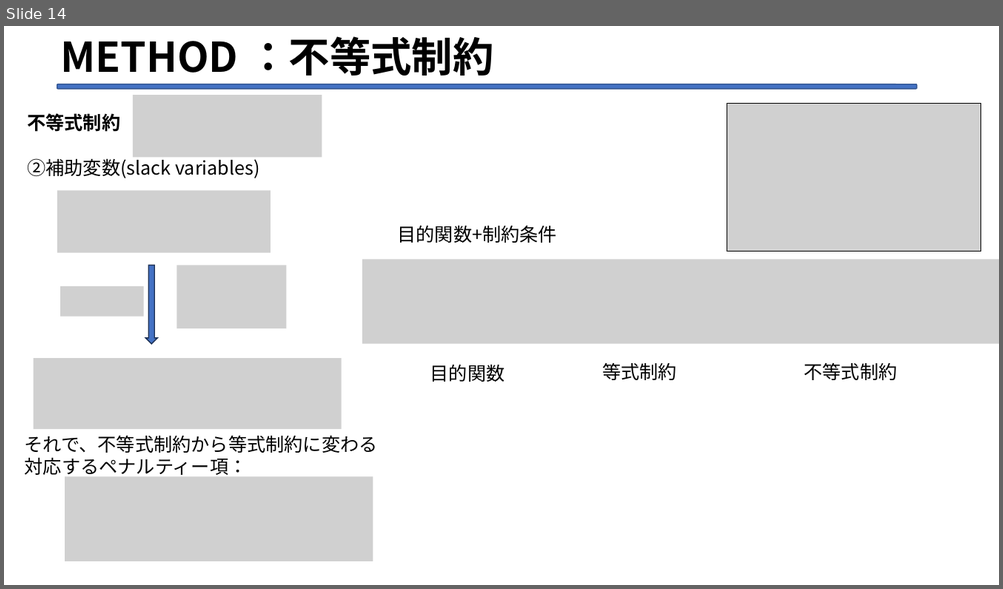
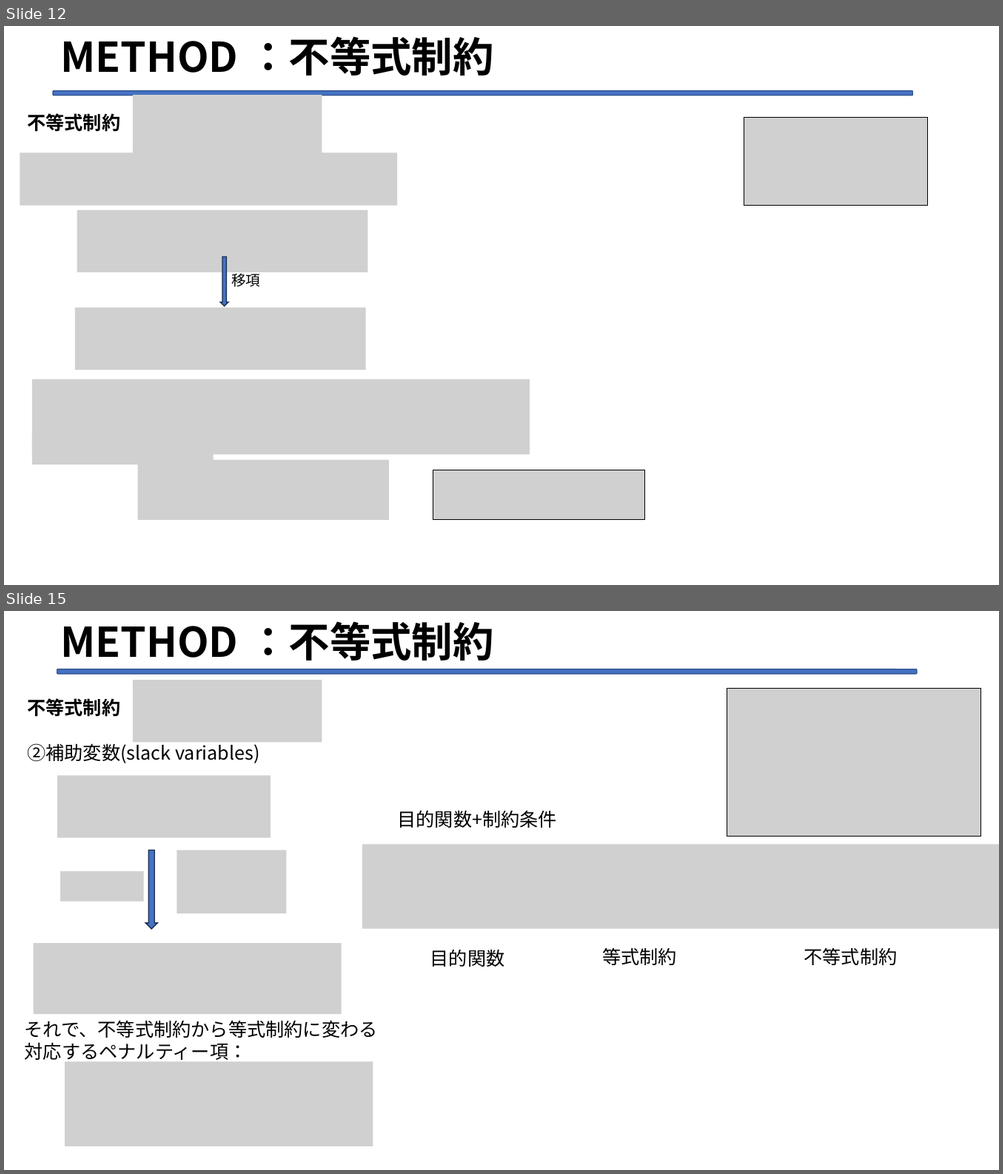
Before and after one commit to Legolas9999/zemi, a slide deck: 第二次/lcj_ron_zemi2.pptx. Shown one above the other, each under a label of ours: slide 14 before the commit, slides 12 and 15 after it; the slides between them are not shown. The pictures are 1003x589 and 1003x1174 pixels, drawn with LibreOffice and Linux fonts; fonts in the diff are those of the drawing; grey boxes stand for pictures. Boxes give left, top, right and bottom in pixels: in the first picture for what was removed or moved away, otherwise in the second. Text is boxed around its words. In the diff, an @@ line names an element or a change of style, - is before the commit and + after.

```diff
--- a/第二次/lcj_ron_zemi2.pptx
+++ b/第二次/lcj_ron_zemi2.pptx
@@ slide 12 added at (4,26,999,585), background #FFFFFF @@
@@ title added at (60,36,494,76), 39.6 pt, text #000000, bold @@
+METHOD ：不等式制約
@@ rounded rectangle added at (54,91,913,96), fill #4472C4, outline #325491 1 pt @@
@@ text added at (27,113,120,132), 18 pt, text #000000, bold @@
+不等式制約
@@ picture added at (133,95,322,157) @@
@@ picture added at (744,118,928,206) @@
@@ picture added at (20,153,397,206) @@
@@ picture added at (77,210,368,273) @@
@@ right arrow added at (220,257,228,306), fill #4472C4, outline #1E3256 1 pt @@
@@ text added at (231,273,260,287), 14 pt, text #000000 @@
+移項
@@ picture added at (75,308,366,371) @@
@@ picture added at (32,380,530,455) @@
@@ picture added at (32,435,213,465) @@
@@ picture added at (137,460,389,520) @@
@@ picture added at (433,470,644,520) @@
@@ what was slide 14 is now slide 15 @@
```
Also in this commit, not shown: 3 slides changed, 2 other slides added.
